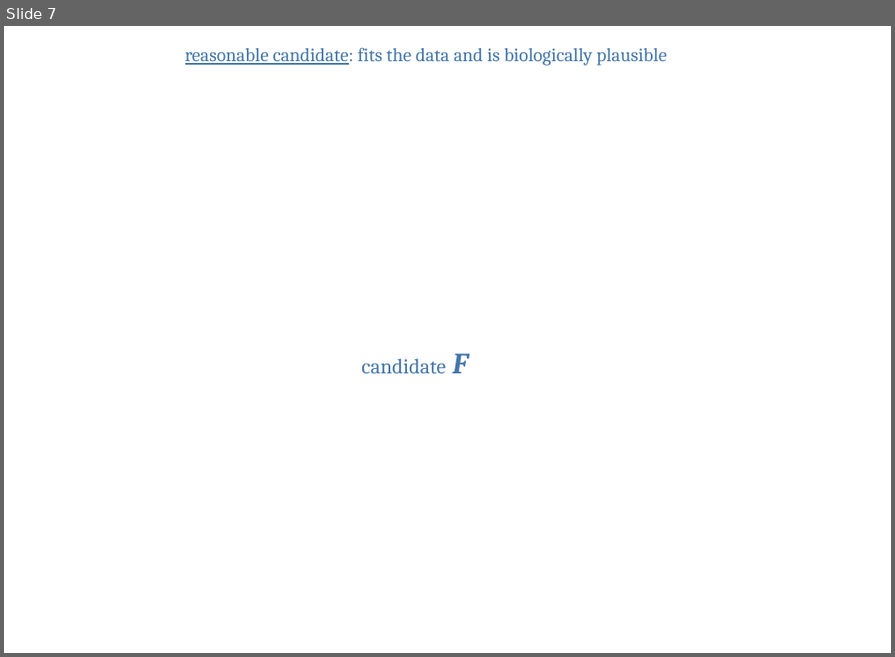
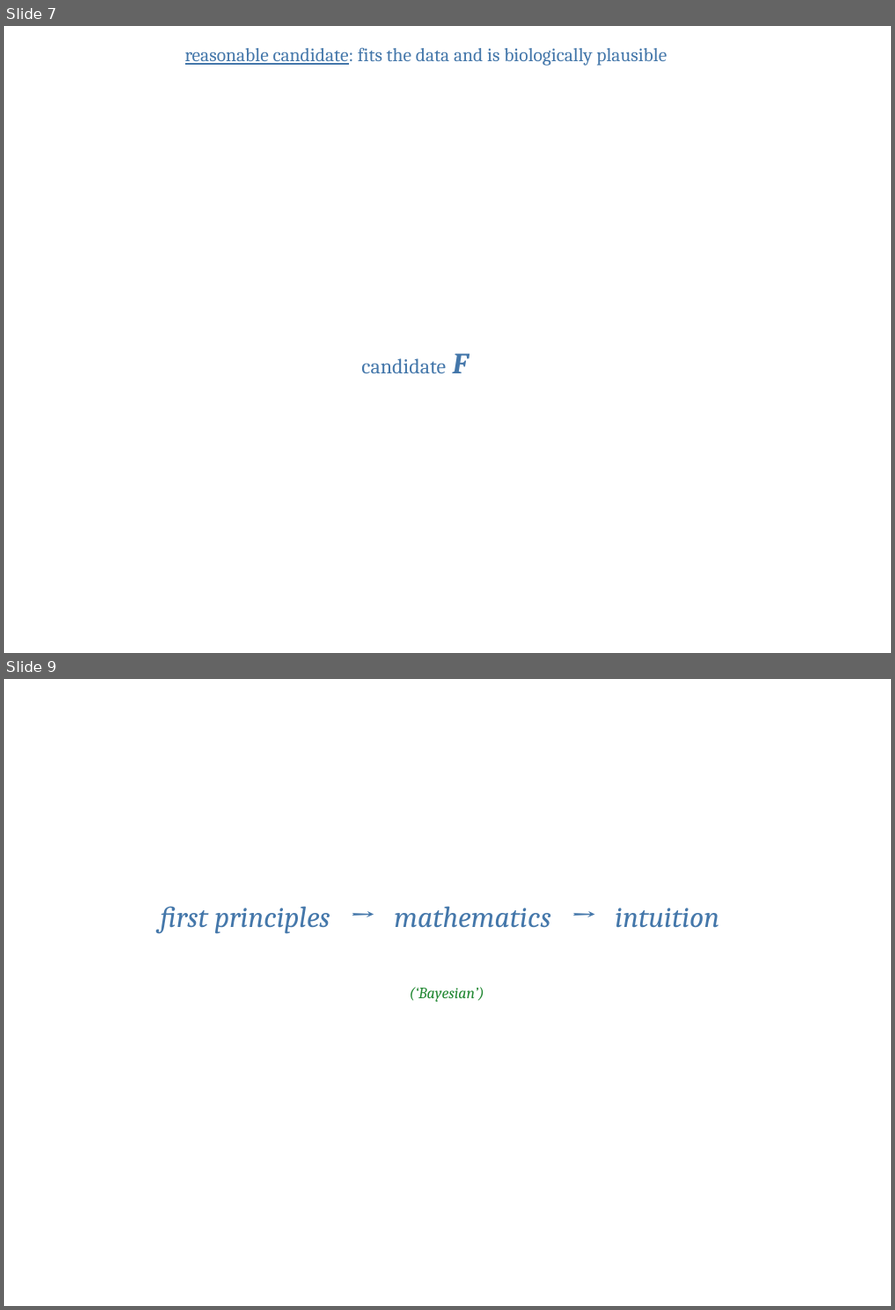
Before and after one commit to pglpm/ADBayes, a slide deck: luca-ADBayes_MMIV_talk/luca-ADBayes_MMIV_talk220113.odp. Shown one above the other, each under a label of ours: slide 7 before the commit, slides 7 and 9 after it; the slides between them are not shown. The pictures are 895x657 and 895x1310 pixels, drawn with LibreOffice and Linux fonts; fonts in the diff are those of the drawing; background and template pictures are left out. Boxes give left, top, right and bottom in pixels: in the first picture for what was removed or moved away, otherwise in the second. Text is boxed around its words. In the diff, an @@ line names an element or a change of style, - is before the commit and + after.

```diff
--- a/luca-ADBayes_MMIV_talk/luca-ADBayes_MMIV_talk220113.odp
+++ b/luca-ADBayes_MMIV_talk/luca-ADBayes_MMIV_talk220113.odp
@@ slide 9 added at (4, 679, 891, 1306), background #FFFFFF @@
@@ text added at (160, 906, 719, 934), 28 pt, text #4477AA, italic @@
+first principles → mathematics → intuition
@@ text added at (410, 987, 484, 1002), 15 pt, text #228833, italic @@
+(‘Bayesian’)
```
Also in this commit, not shown: 1 other slide added, 1 slide removed.
